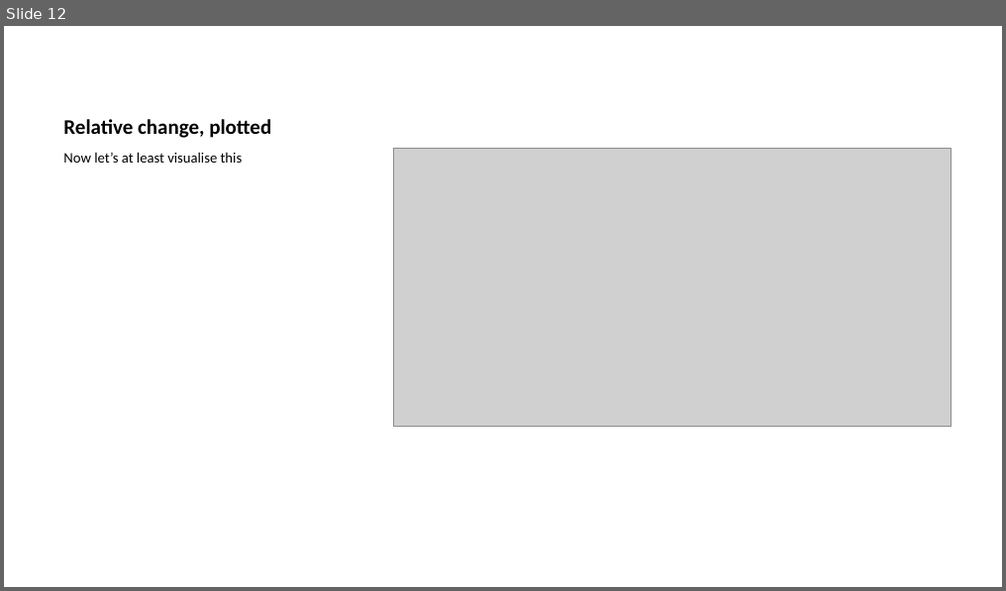
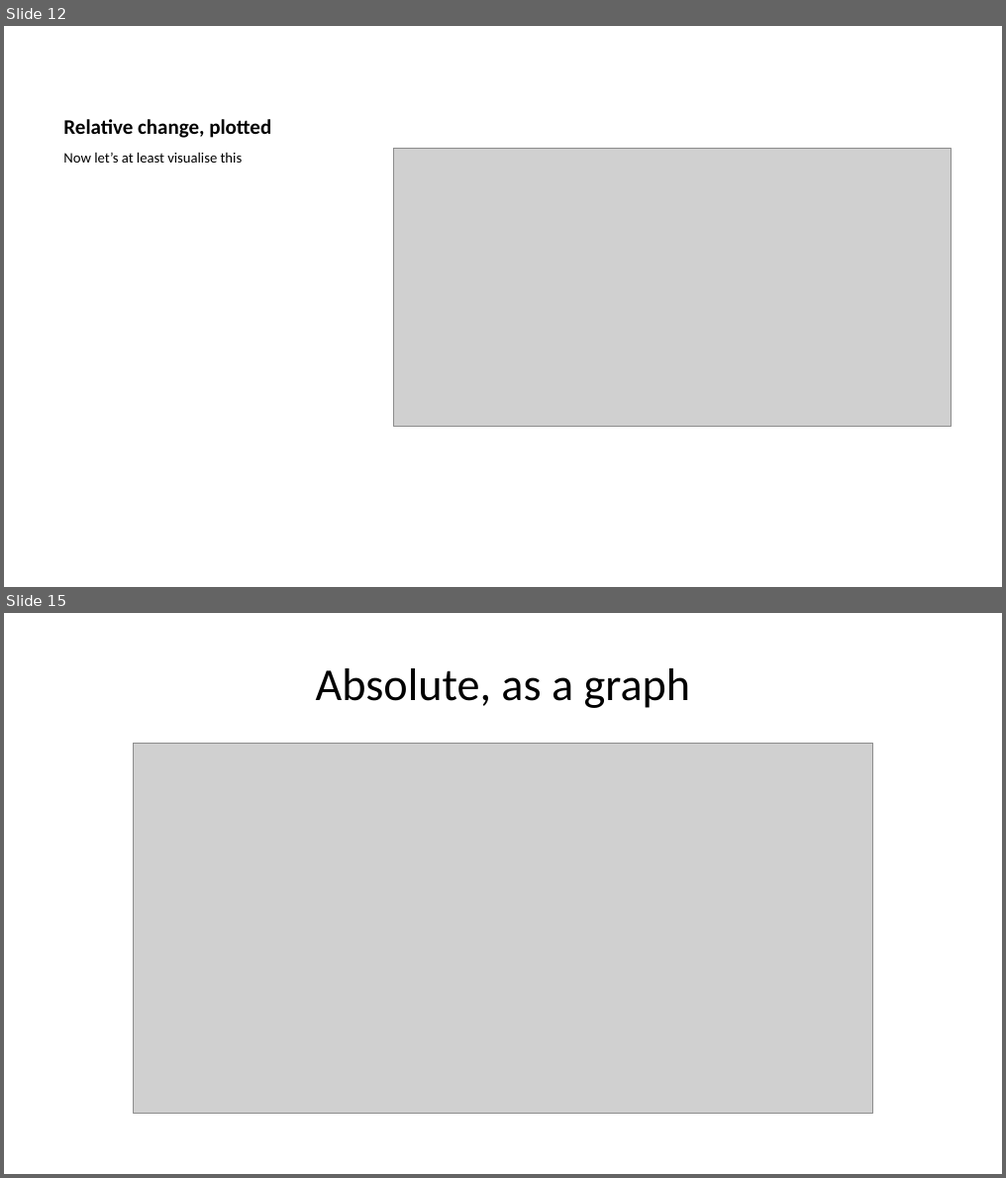
Before and after one commit to CatherineFoster/EconomicInactivity2, a slide deck: notebooks/21_summary_presentation.pptx. Shown one above the other, each under a label of ours: slide 12 before the commit, slides 12 and 15 after it; the slides between them are not shown. The pictures are 1006x591 and 1006x1178 pixels, drawn with LibreOffice and Linux fonts; fonts in the diff are those of the drawing; grey boxes stand for pictures. Boxes give left, top, right and bottom in pixels: in the first picture for what was removed or moved away, otherwise in the second. Text is boxed around its words. In the diff, an @@ line names an element or a change of style, - is before the commit and + after.

```diff
--- a/notebooks/21_summary_presentation.pptx
+++ b/notebooks/21_summary_presentation.pptx
@@ slide 15 added at [4,613,1002,1174], background #FFFFFF @@
@@ title added at [316,668,690,708], 33 pt, text #000000 @@
+Absolute, as a graph
@@ picture added at [133,744,873,1114] @@
```
Also in this commit, not shown: 1 slide changed, 3 other slides added, 2 other files.
